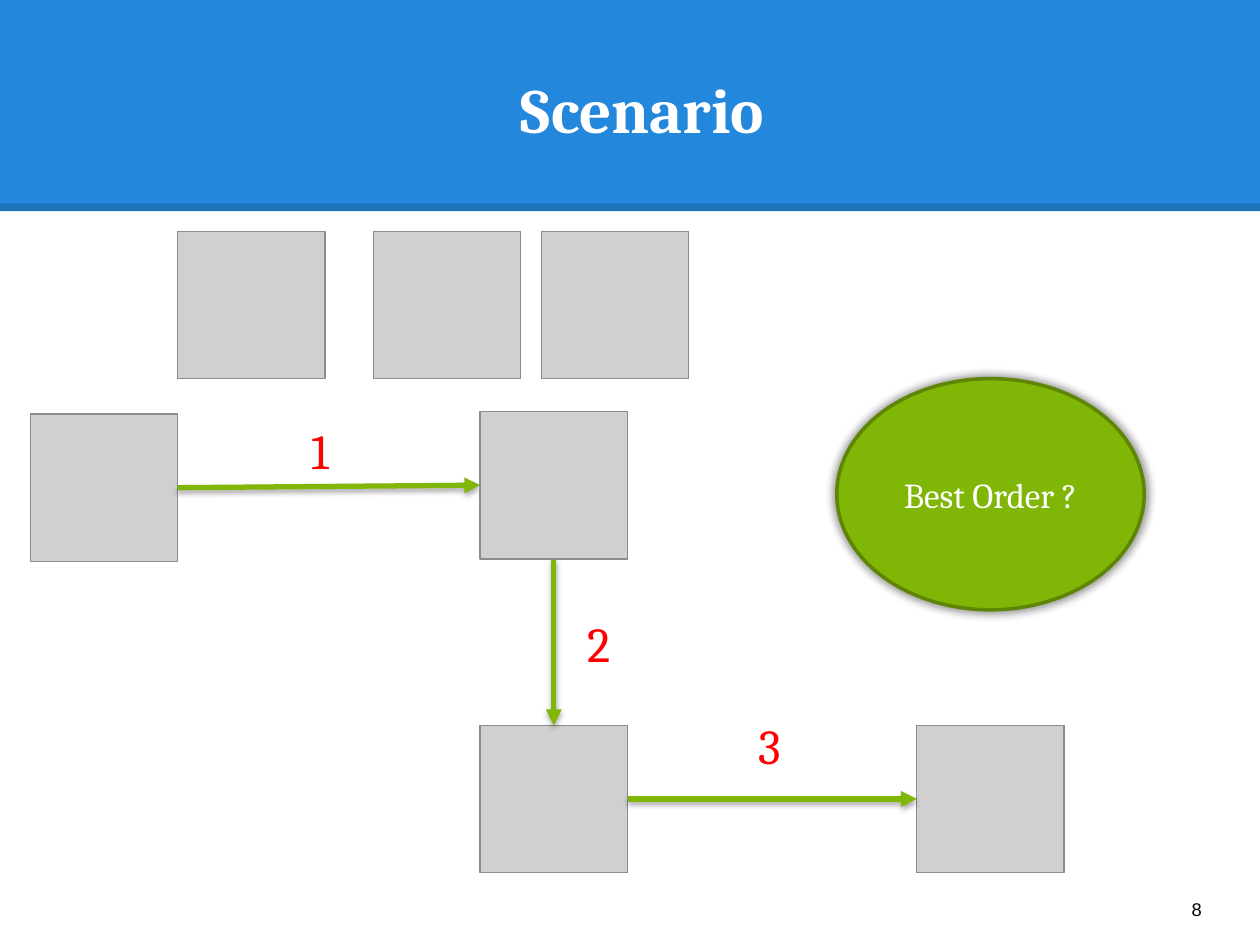
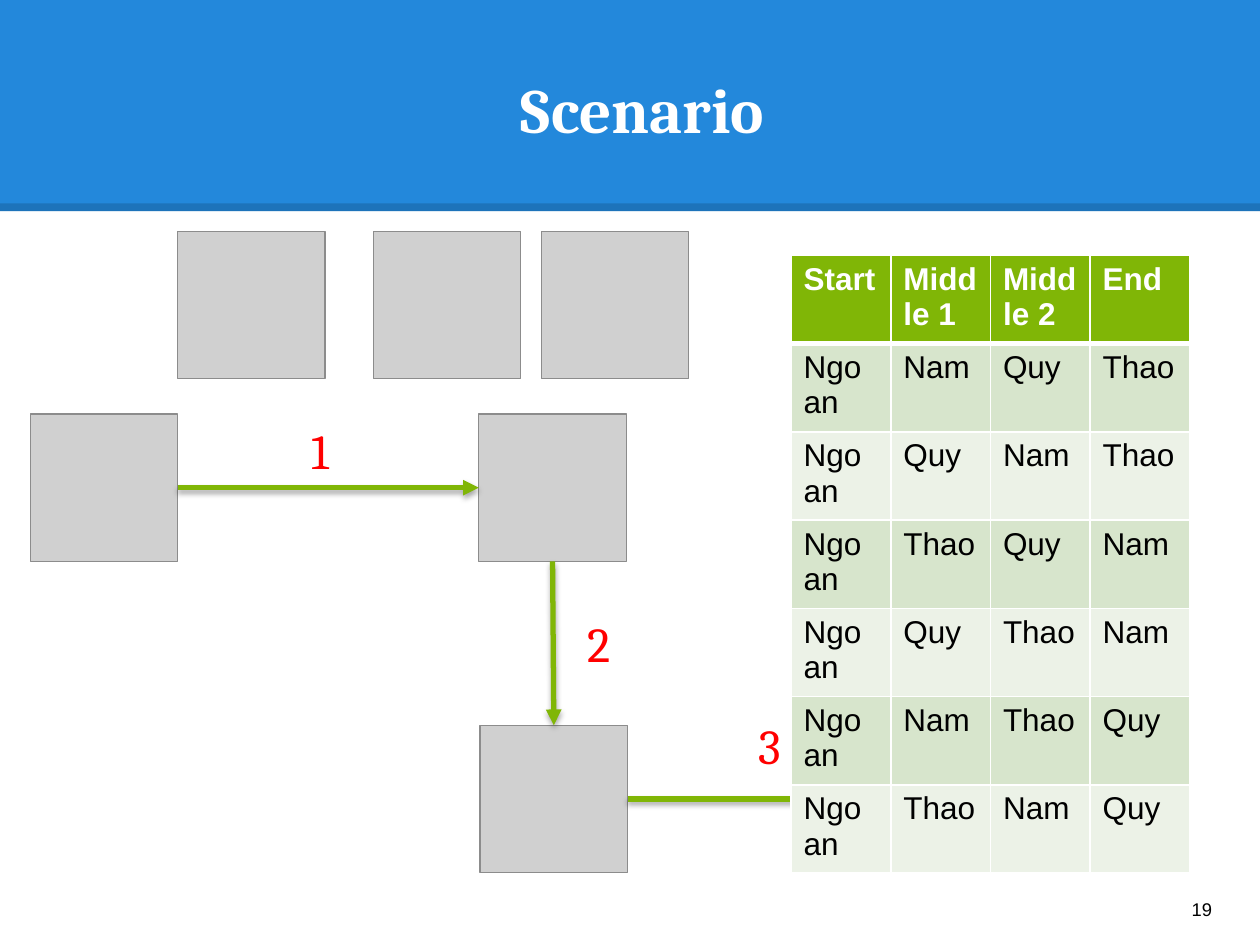
Before and after one commit to hqt/street-router, a slide deck: slide 19 of Document/presentation/present_ngoan.pptx (slide 8 before the commit). Drawn at 1260x945 pixels with LibreOffice and Linux fonts; fonts in the diff are those of the drawing; grey boxes stand for pictures. Boxes give left, top, right and bottom in pixels: in the first picture for what was removed or moved away, otherwise in the second. Text is boxed around its words. In the diff, an @@ line names an element or a change of style, - is before the commit and + after.

```diff
--- a/Document/presentation/present_ngoan.pptx
+++ b/Document/presentation/present_ngoan.pptx
@@ table added at <box>791,256,1189,829</box>, 7 rows, 4 columns @@
+Start | Middle 1 | Middle 2 | End
+Ngoan | Nam | Quy | Thao
+Ngoan | Quy | Nam | Thao
+Ngoan | Thao | Quy | Nam
+Ngoan | Quy | Thao | Nam
+Ngoan | Nam | Thao | Quy
+Ngoan | Thao | Nam | Quy
@@ ellipse removed at <box>837,378,1144,609</box> @@
-Best Order ?
@@ page number at <box>1192,903,1212,916</box>: text changed @@
-8
+19
```
Also in this commit, not shown: 4 other slides changed, 1 slide removed.
